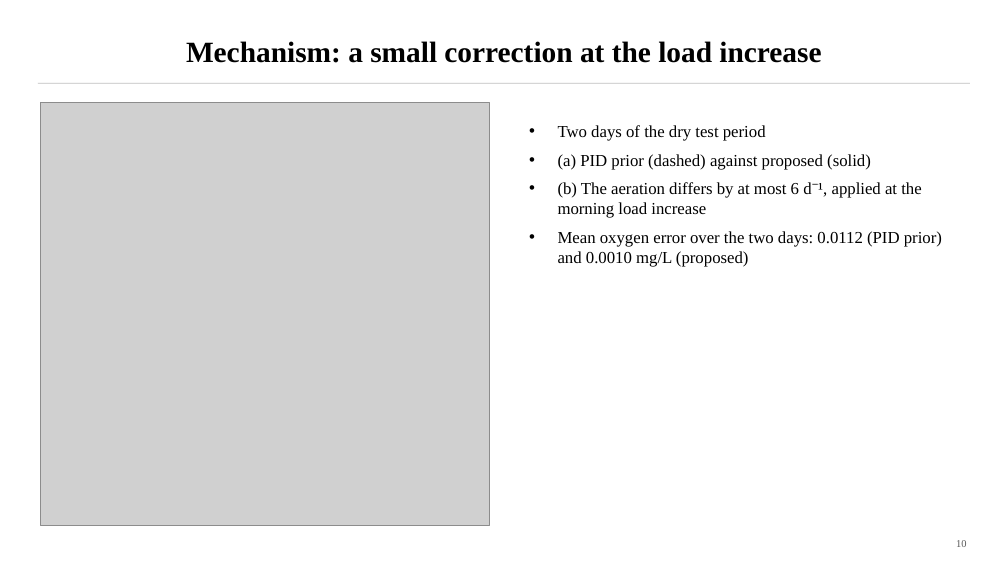
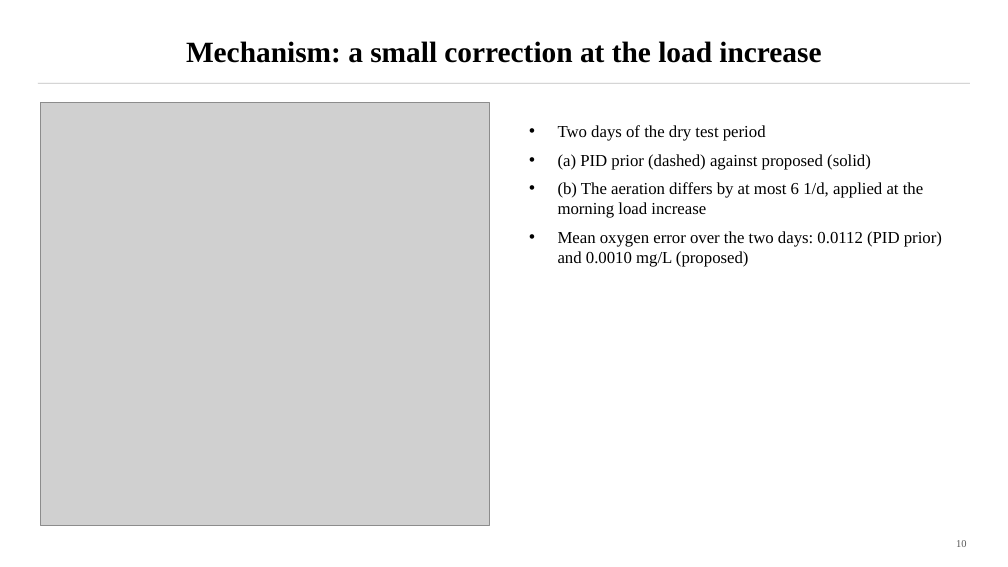
Before and after one commit to Amritha902/water_resource, a slide deck: slide 10 of docs/Paper1_Deck.pptx. Drawn at 1008x567 pixels with LibreOffice and Linux fonts; fonts in the diff are those of the drawing; grey boxes stand for pictures. Boxes give left, top, right and bottom in pixels: in the first picture for what was removed or moved away, otherwise in the second. Text is boxed around its words. In the diff, an @@ line names an element or a change of style, - is before the commit and + after.

```diff
--- a/docs/Paper1_Deck.pptx
+++ b/docs/Paper1_Deck.pptx
@@ text at (x1=558, y1=182, x2=923, y2=218): text changed @@
-• (b) The aeration differs by at most 6 d⁻¹, applied at the morning load increase
+• (b) The aeration differs by at most 6 1/d, applied at the morning load increase
```
Also in this commit, not shown: 5 other slides changed, 19 other files.
